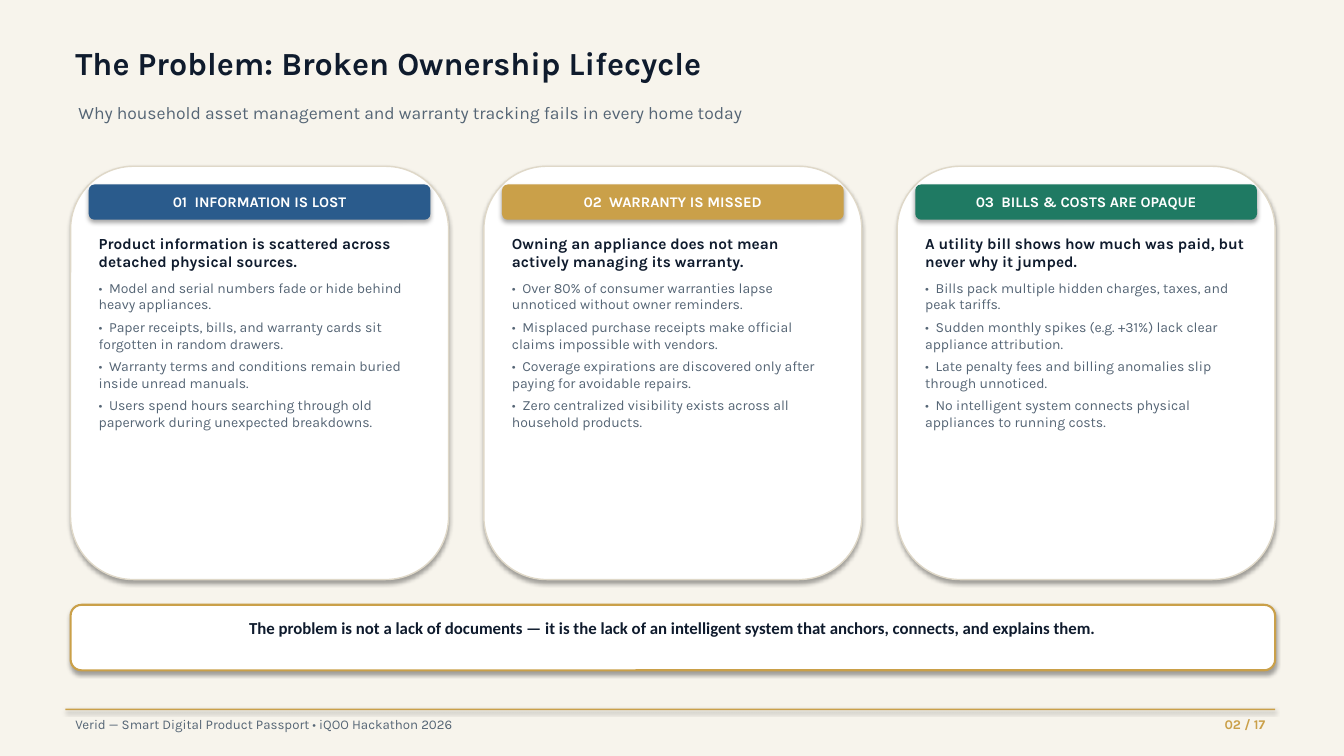
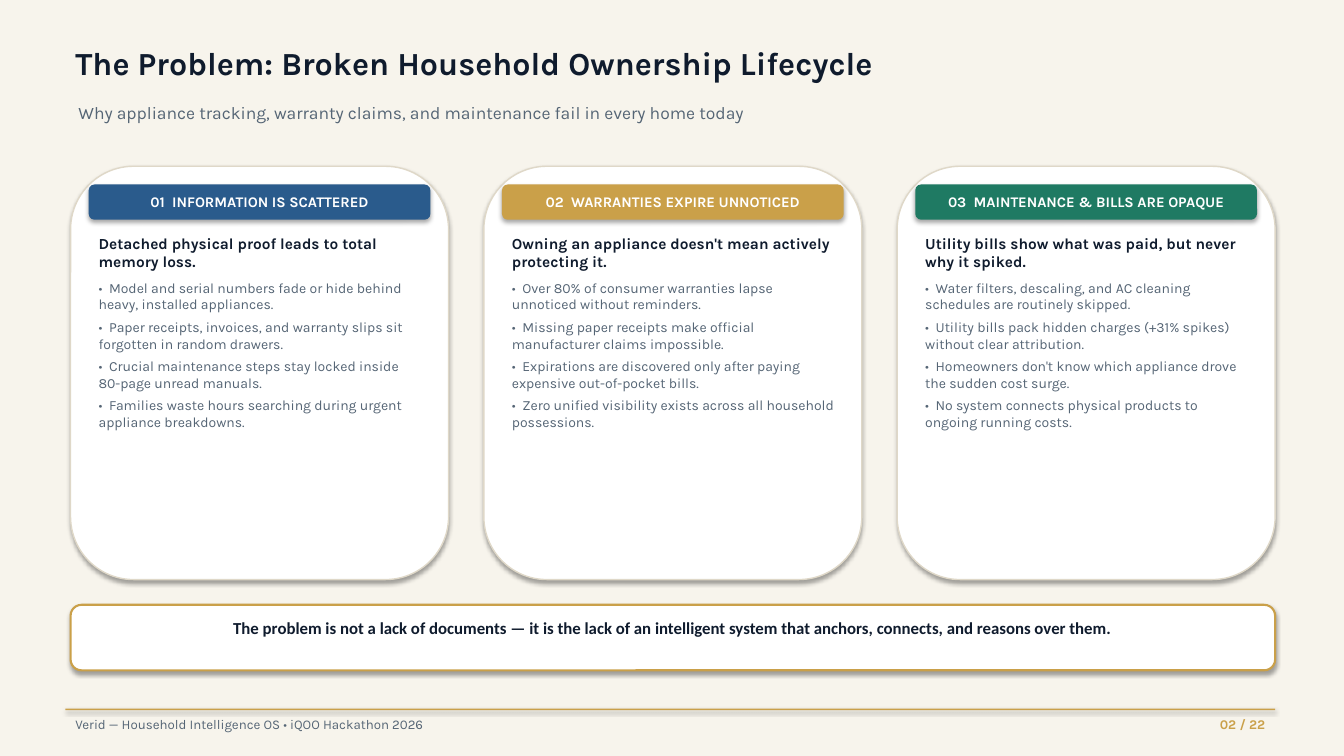
Before and after one commit to ATS-AI-6278/IQ-Hackathon, a slide deck: slide 2 of Smart_Product_Passport_Project_Presentation.pptx. Drawn at 1344x756 pixels with LibreOffice and Linux fonts; fonts in the diff are those of the drawing. Boxes give left, top, right and bottom in pixels: in the first picture for what was removed or moved away, otherwise in the second. Text is boxed around its words. In the diff, an @@ line names an element or a change of style, - is before the commit and + after.

Commit message:
feat(presentation): upgrade to next-gen 22-slide Household Intelligence OS with AI mockups and product graph

```diff
--- a/Smart_Product_Passport_Project_Presentation.pptx
+++ b/Smart_Product_Passport_Project_Presentation.pptx
@@ text at (75,52,872,83): text changed @@
-The Problem: Broken Ownership Lifecycle
+The Problem: Broken Household Ownership Lifecycle
@@ text at (78,107,743,124): text changed @@
-Why household asset management and warranty tracking fails in every home today
+Why appliance tracking, warranty claims, and maintenance fail in every home today
@@ text in rounded rectangle at (150,197,368,207): text changed @@
-01 INFORMATION IS LOST
+01 INFORMATION IS SCATTERED
@@ text in rounded rectangle at (546,197,800,207): text changed @@
-02 WARRANTY IS MISSED
+02 WARRANTIES EXPIRE UNNOTICED
@@ text in rounded rectangle at (948,197,1224,210): text changed @@
-03 BILLS & COSTS ARE OPAQUE
+03 MAINTENANCE & BILLS ARE OPAQUE
@@ text at (99,238,403,430): text changed @@
-Product information is scattered across detached physical sources.
-• Model and serial numbers fade or hide behind heavy appliances.
-• Paper receipts, bills, and warranty cards sit forgotten in random drawers.
-• Warranty terms and conditions remain buried inside unread manuals.
-• Users spend hours searching through old paperwork during unexpected breakdowns.
+Detached physical proof leads to total memory loss.
+• Model and serial numbers fade or hide behind heavy, installed appliances.
+• Paper receipts, invoices, and warranty slips sit forgotten in random drawers.
+• Crucial maintenance steps stay locked inside 80-page unread manuals.
+• Families waste hours searching during urgent appliance breakdowns.
@@ text at (512,238,834,431): text changed @@
-Owning an appliance does not mean actively managing its warranty.
-• Over 80% of consumer warranties lapse unnoticed without owner reminders.
-• Misplaced purchase receipts make official claims impossible with vendors.
-• Coverage expirations are discovered only after paying for avoidable repairs.
-• Zero centralized visibility exists across all household products.
+Owning an appliance doesn't mean actively protecting it.
+• Over 80% of consumer warranties lapse unnoticed without reminders.
+• Missing paper receipts make official manufacturer claims impossible.
+• Expirations are discovered only after paying expensive out-of-pocket bills.
+• Zero unified visibility exists across all household possessions.
@@ text at (925,238,1236,431): text changed @@
-A utility bill shows how much was paid, but never why it jumped.
-• Bills pack multiple hidden charges, taxes, and peak tariffs.
-• Sudden monthly spikes (e.g. +31%) lack clear appliance attribution.
-• Late penalty fees and billing anomalies slip through unnoticed.
-• No intelligent system connects physical appliances to running costs.
+Utility bills show what was paid, but never why it spiked.
+• Water filters, descaling, and AC cleaning schedules are routinely skipped.
+• Utility bills pack hidden charges (+31% spikes) without clear attribution.
+• Homeowners don't know which appliance drove the sudden cost surge.
+• No system connects physical products to ongoing running costs.
@@ text at (233,622,1110,637): text changed @@
-The problem is not a lack of documents — it is the lack of an intelligent system that anchors, connects, and explains them.
+The problem is not a lack of documents — it is the lack of an intelligent system that anchors, connects, and reasons over them.
@@ text at (75,720,423,732): text changed @@
-Verid — Smart Digital Product Passport • iQOO Hackathon 2026
+Verid — Household Intelligence OS • iQOO Hackathon 2026
@@ text at (1220,720,1265,729): text changed @@
-02 / 17
+02 / 22
```
Also in this commit, not shown: 12 other slides changed, 9 slides added, 4 slides removed, 26 other files.
